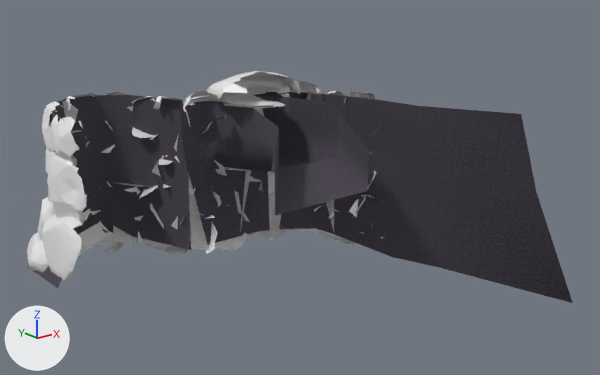
One commit to the FBX model Phantoms/Assets/Art/Environment/Models/ProloguePath1_SecretEntrance.fbx: the scene before it, then after it.
Before and after are seen from a camera (50 mm lens) standing at (-44.7, -79.6, 36.1) and looking at (8.9, -12.6, 9.3). The axes (+X, +Y, +Z) are drawn at lower left. The lights are the same throughout. The picture after the commit comes second. Where no turn or scale is listed for an object, it has been applied to the vertices.

Names of what the first picture shows: 'ProloguePath1_SecretEntrance'.
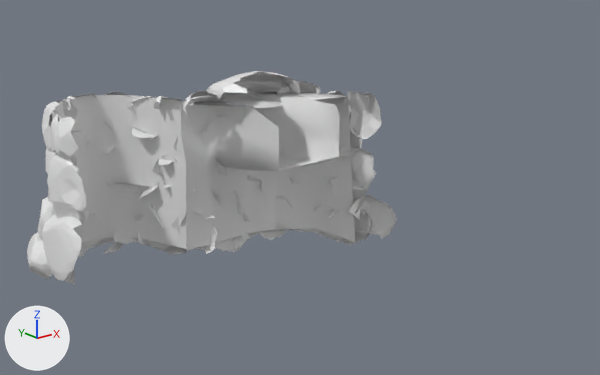
Where the newer file only moved an object's origin or applied its transform, the numbers keep the older frame.

Location of each change, [x1, y1, x2, y2] in pixels of the pictures (600 x 375 px; the box of a moved part takes in the faces that stretch with it):
'ProloguePath1_SecretEntrance', reshaped (32% narrower, 8% shorter): before [27, 71, 573, 303]; after [27, 71, 397, 285]
part 1 of me_secret_entrance_002, moved or reshaped: before [28, 92, 573, 303]; after [53, 92, 346, 285]
part 2 of me_secret_entrance_002, recoloured (black to white): before [33, 92, 355, 288]; after [50, 92, 355, 284]

Diff of the bpy script that builds the scene:
```diff
--- a/Phantoms/Assets/Art/Environment/Models/ProloguePath1_SecretEntrance.fbx.py
+++ b/Phantoms/Assets/Art/Environment/Models/ProloguePath1_SecretEntrance.fbx.py
@@ me_secret_entrance_002 @@
 # used by ob_prologuepath1_secretentrance; location = (0.0, 0.0, 0.0)
-me_secret_entrance_002.from_pydata(...)  # 3560 vertices, 5300 faces; spans x -17.0..34.0, y -31.6..6.2, z -4.9..21.7
+me_secret_entrance_002.from_pydata(...)  # 3527 vertices, 5289 faces; spans x -17.0..18.9, y -20.3..5.8, z 0.6..21.7
+# me_secret_entrance_002 part 1
+# 29 vertices are removed from x -12.9..34.0, y -31.6..-3.7, z -4.9..19.2
+# 38 faces are deleted
+# 4 vertices move from x -16.6..-5.9, y -6.3..6.2, z 2.3 to x -16.2..-6.3, y -6.5..4.5, z 2.3
+# 1 vertex is added at (-1.5, -5.8, 2.5)
+# 30 new faces join them
+# me_secret_entrance_002 part 2: 257 faces spanning x -16.2..16.2, y -20.3..4.5, z 1.5..18.9 switch from mat_cliff_001 (picture img_cliff_png) to mat_material_001 (white #e7e7e7)
+# other edits to the shape of me_secret_entrance_002 do not show in these pictures
```
